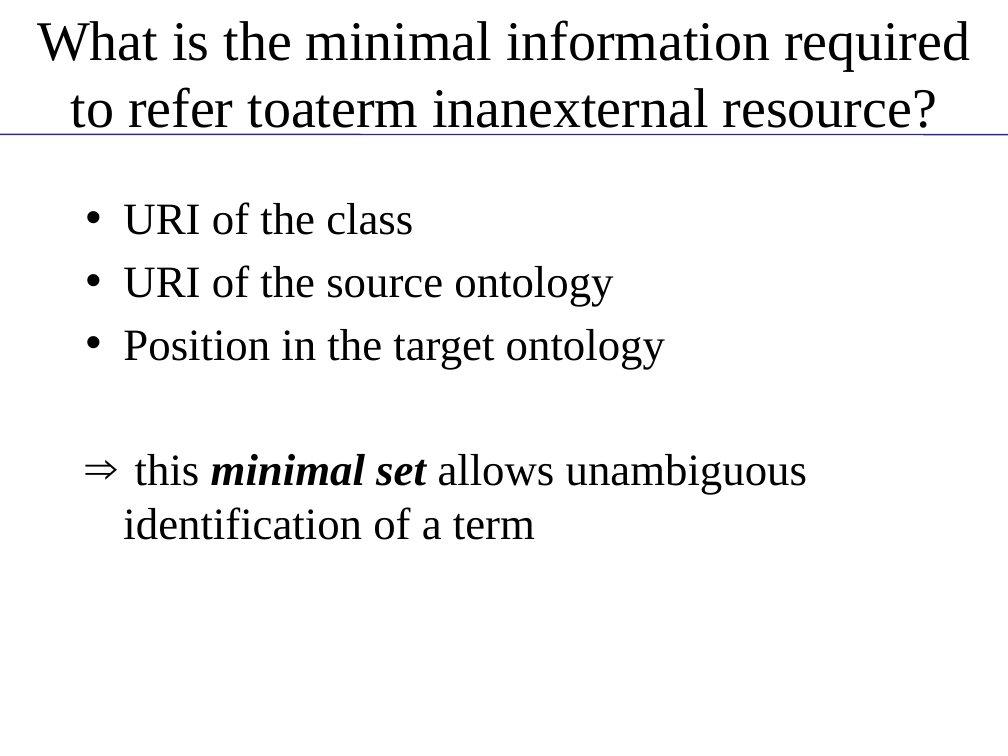
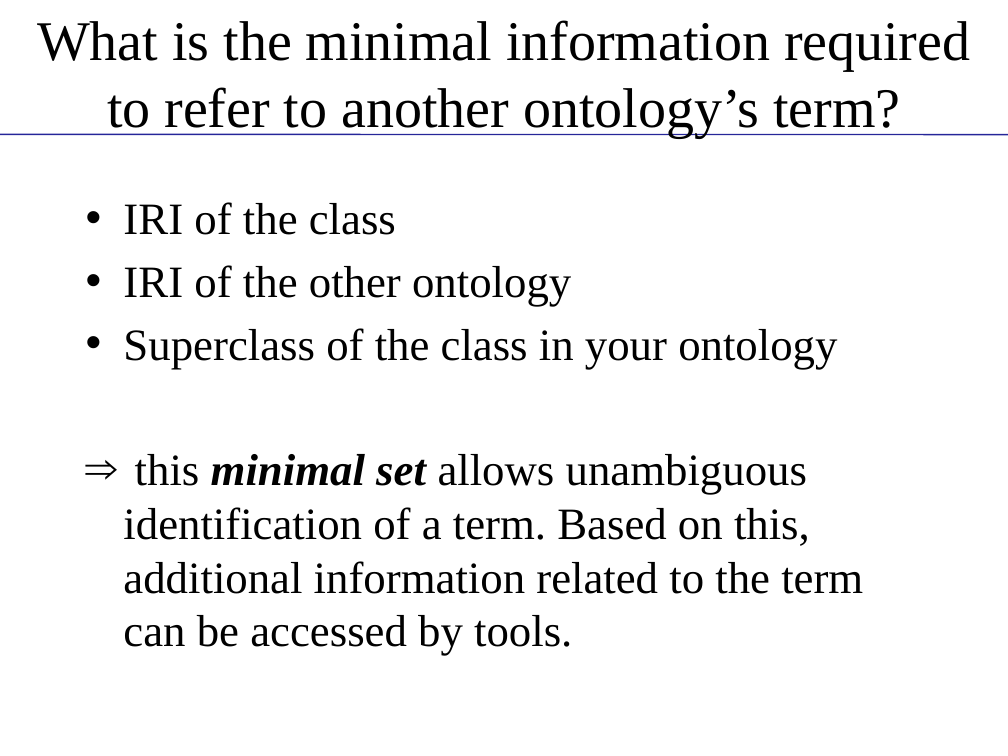
Before and after one commit to obi-ontology/obi-legacy-svn, a slide deck: slide 4 of trunk/docs/presentations/OBI tutorial July 2011 ICBO/MIREOT-View.pptx. Drawn at 1008x756 pixels with LibreOffice and Linux fonts; fonts in the diff are those of the drawing; background and template pictures are left out. Boxes give left, top, right and bottom in pixels: in the first picture for what was removed or moved away, otherwise in the second. Text is boxed around its words. In the diff, an @@ line names an element or a change of style, - is before the commit and + after.

Commit message:
Corrected typos, clarified some points, added citation to paper, removed 'easy to use' - let people decide that themselves, adjusted acknowlegements, changed 'all axioms' to 'axioms', removed science commons logo

```diff
--- a/trunk/docs/presentations/OBI tutorial July 2011 ICBO/MIREOT-View.pptx
+++ b/trunk/docs/presentations/OBI tutorial July 2011 ICBO/MIREOT-View.pptx
@@ title at <box>37,20,970,137</box>: text changed @@
-What is the minimal information required to refer toaterm inanexternal resource?
+What is the minimal information required to refer to another ontology’s term?
@@ text at <box>123,202,863,656</box>: text changed @@
-• URI of the class
-• URI of the source ontology
-• Position in the target ontology
-⇒ this minimal set allows unambiguous identification of a term
+• IRI of the class
+• IRI of the other ontology
+• Superclass of the class in your ontology
+⇒ this minimal set allows unambiguous identification of a term. Based on this, additional information related to the term can be accessed by tools.
```
Also in this commit, not shown: 12 other slides changed.
